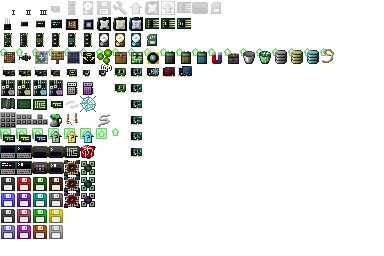
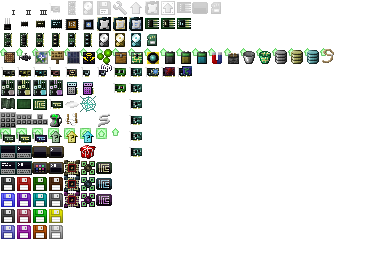
Two versions of the same layered image (384 × 256). Layer-by-layer changes:
painted on "items" (2nd of 2, in "items") over 64, 146, 112, 206
